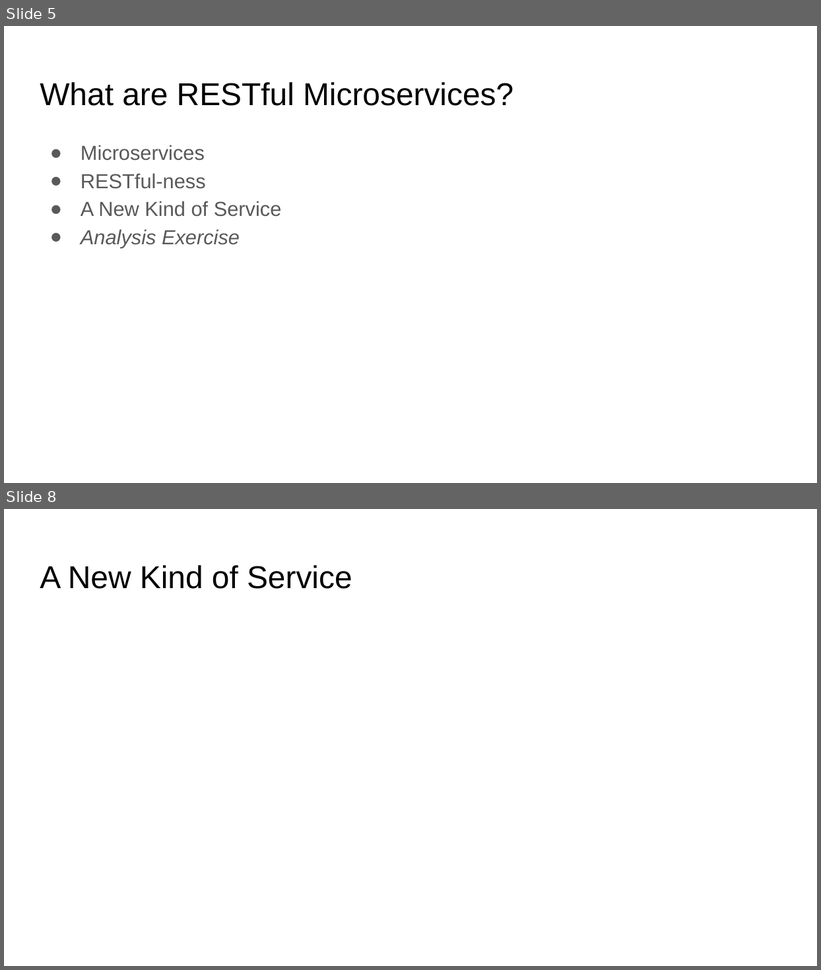
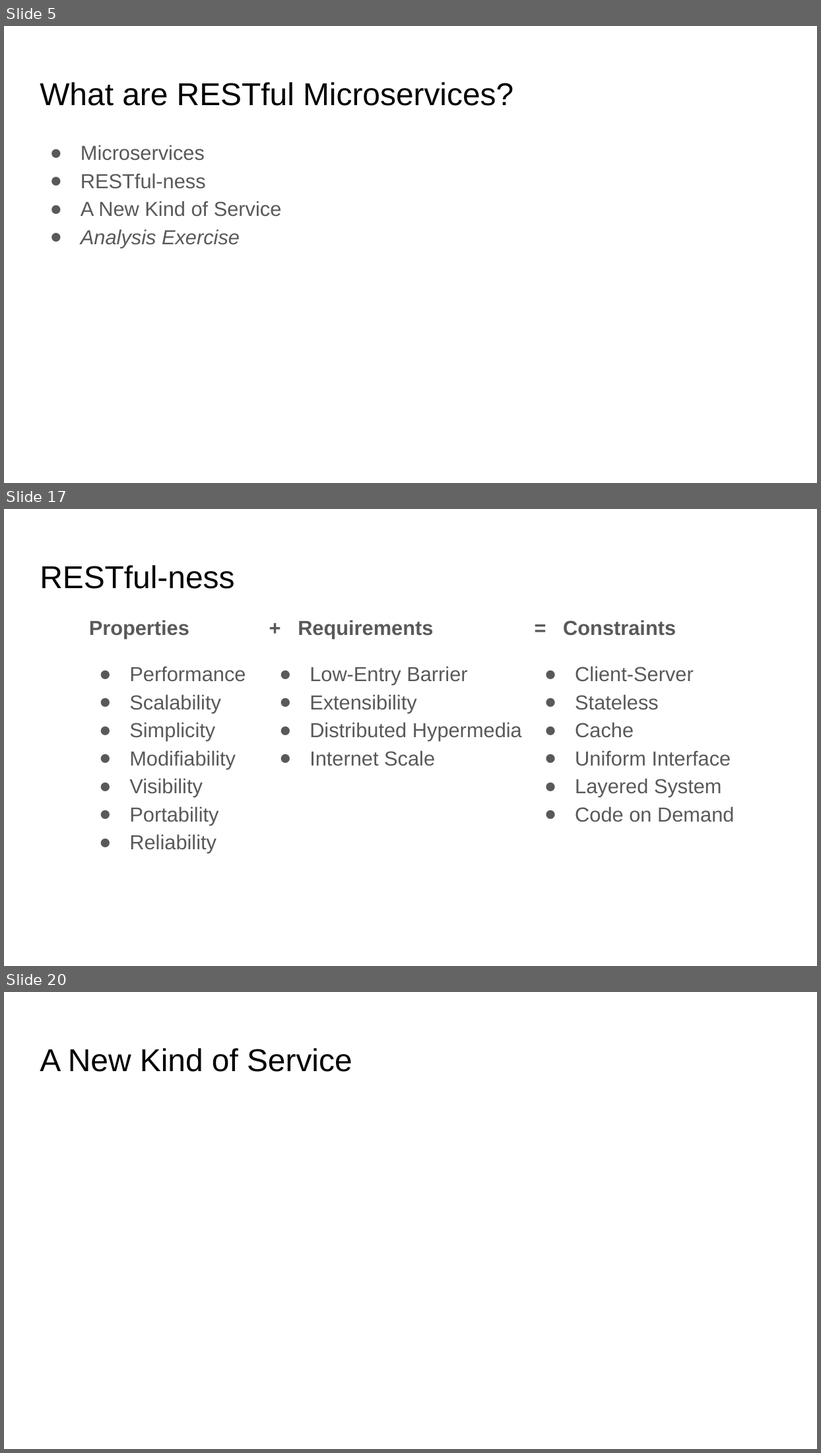
Before and after one commit to mamund/2018-02-sacon-workshop, a slide deck: slides/RESTful Microservices from the Ground Up.pptx. Shown one above the other, each under a label of ours: slides 5 and 8 before the commit, slides 5, 17 and 20 after it; the slides between them are not shown. The pictures are 821x970 and 821x1453 pixels, drawn with LibreOffice and Linux fonts; fonts in the diff are those of the drawing; background and template pictures are left out. Boxes give left, top, right and bottom in pixels: in the first picture for what was removed or moved away, otherwise in the second. Text is boxed around its words. In the diff, an @@ line names an element or a change of style, - is before the commit and + after.

Commit message:
update slides

```diff
--- a/slides/RESTful Microservices from the Ground Up.pptx
+++ b/slides/RESTful Microservices from the Ground Up.pptx
@@ slide 17 added at (4, 509, 817, 966), background #FFFFFF @@
@@ title added at (40, 565, 234, 589), 28 pt, text #000000 @@
+RESTful-ness
@@ text added at (89, 620, 246, 854), 18 pt, text #595959 @@
+Properties
+● Performance
+● Scalability
+● Simplicity
+● Modifiability
+● Visibility
+● Portability
+● Reliability
@@ text added at (298, 620, 522, 766), 18 pt, text #595959 @@
++ Requirements
+● Low-Entry Barrier
+● Extensibility
+● Distributed Hypermedia
+● Internet Scale
@@ text added at (563, 620, 734, 823), 18 pt, text #595959 @@
+= Constraints
+● Client-Server
+● Stateless
+● Cache
+● Uniform Interface
+● Layered System
+● Code on Demand
@@ what was slide 8 is now slide 20 @@
```
Also in this commit, not shown: 13 other slides added, 2 slides removed, 1 other file.
